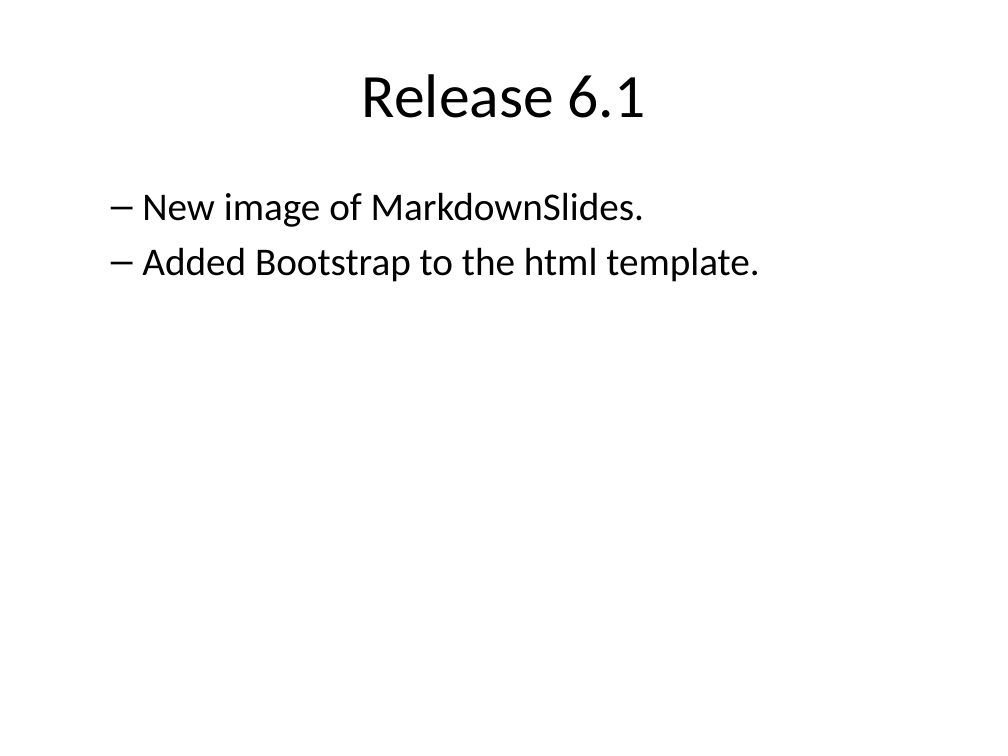
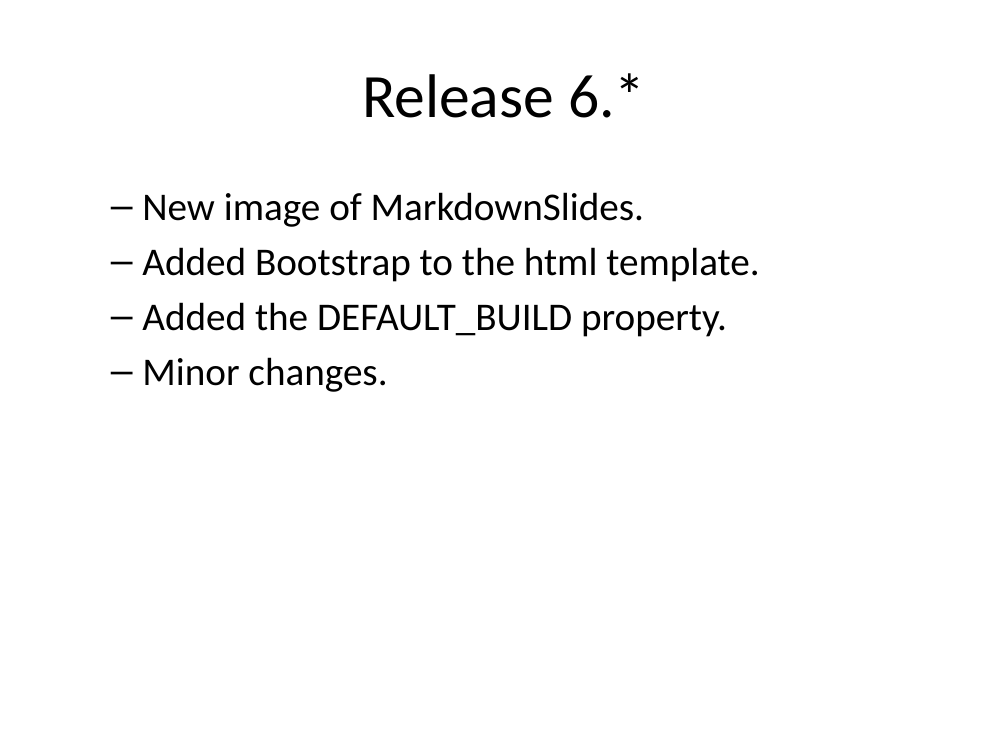
Before and after one commit to asanzdiego/markdownslides, a slide deck: slide 45 of doc/export/readme-slides-plus.pptx. Drawn at 1008x756 pixels with LibreOffice and Linux fonts; fonts in the diff are those of the drawing. Boxes give left, top, right and bottom in pixels: in the first picture for what was removed or moved away, otherwise in the second. Text is boxed around its words. In the diff, an @@ line names an element or a change of style, - is before the commit and + after.

Commit message:
release 6.4

```diff
--- a/doc/export/readme-slides-plus.pptx
+++ b/doc/export/readme-slides-plus.pptx
@@ title at [362, 73, 645, 118]: text changed @@
-Release 6.1
+Release 6.*
@@ text at [142, 302, 727, 392]: paragraphs added @@
+  – Added the DEFAULT_BUILD property.
+  – Minor changes.
```
Also in this commit, not shown: 1 other slide changed, 2 slides removed, 30 other files.
